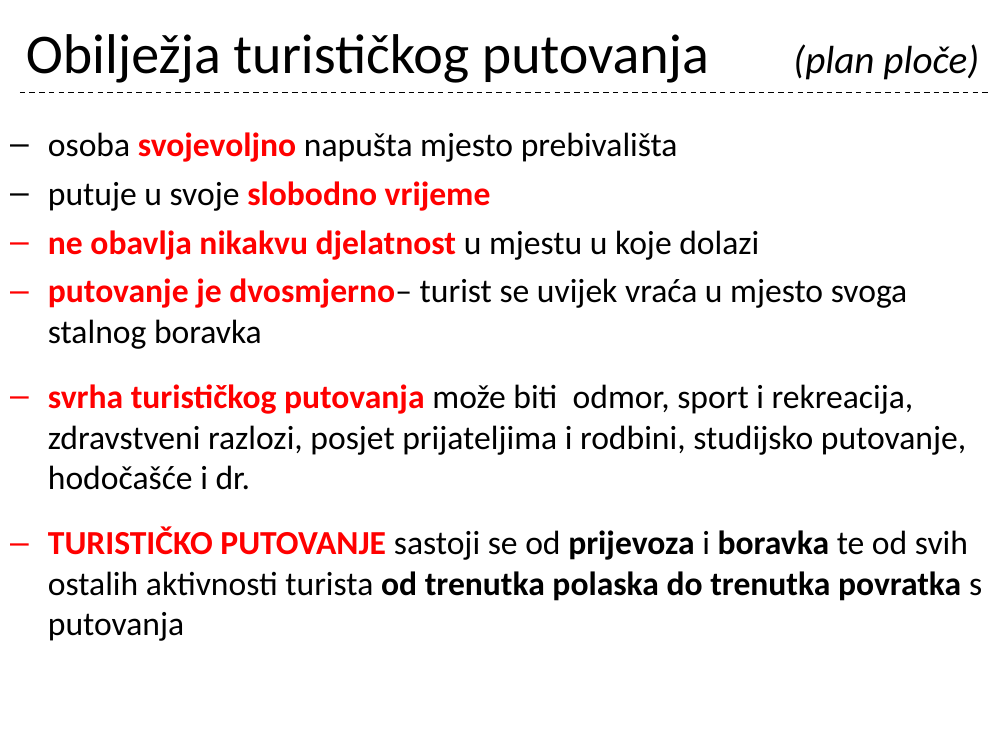
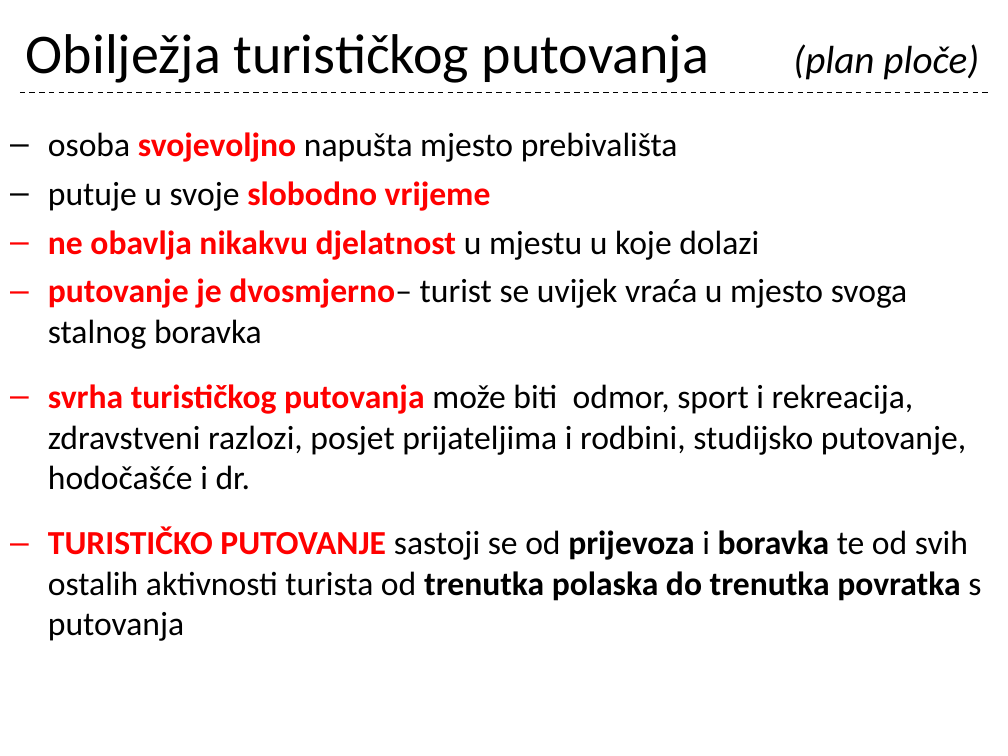
Before and after one commit to cornx/print, a slide deck: slide 14 of data/prezentacije/osnove_turizma/001_Turizam_uvod.pptx (slide 13 before the commit). Drawn at 1008x756 pixels with LibreOffice and Linux fonts; fonts in the diff are those of the drawing. Boxes give left, top, right and bottom in pixels: in the first picture for what was removed or moved away, otherwise in the second. Text is boxed around its words. In the diff, an @@ line names an element or a change of style, - is before the commit and + after.

```diff
--- a/data/prezentacije/osnove_turizma/001_Turizam_uvod.pptx
+++ b/data/prezentacije/osnove_turizma/001_Turizam_uvod.pptx
@@ text at [48, 527, 981, 641]: bold off in "od" @@
```
Also in this commit, not shown: 4 other slides changed, 1 slide added.
